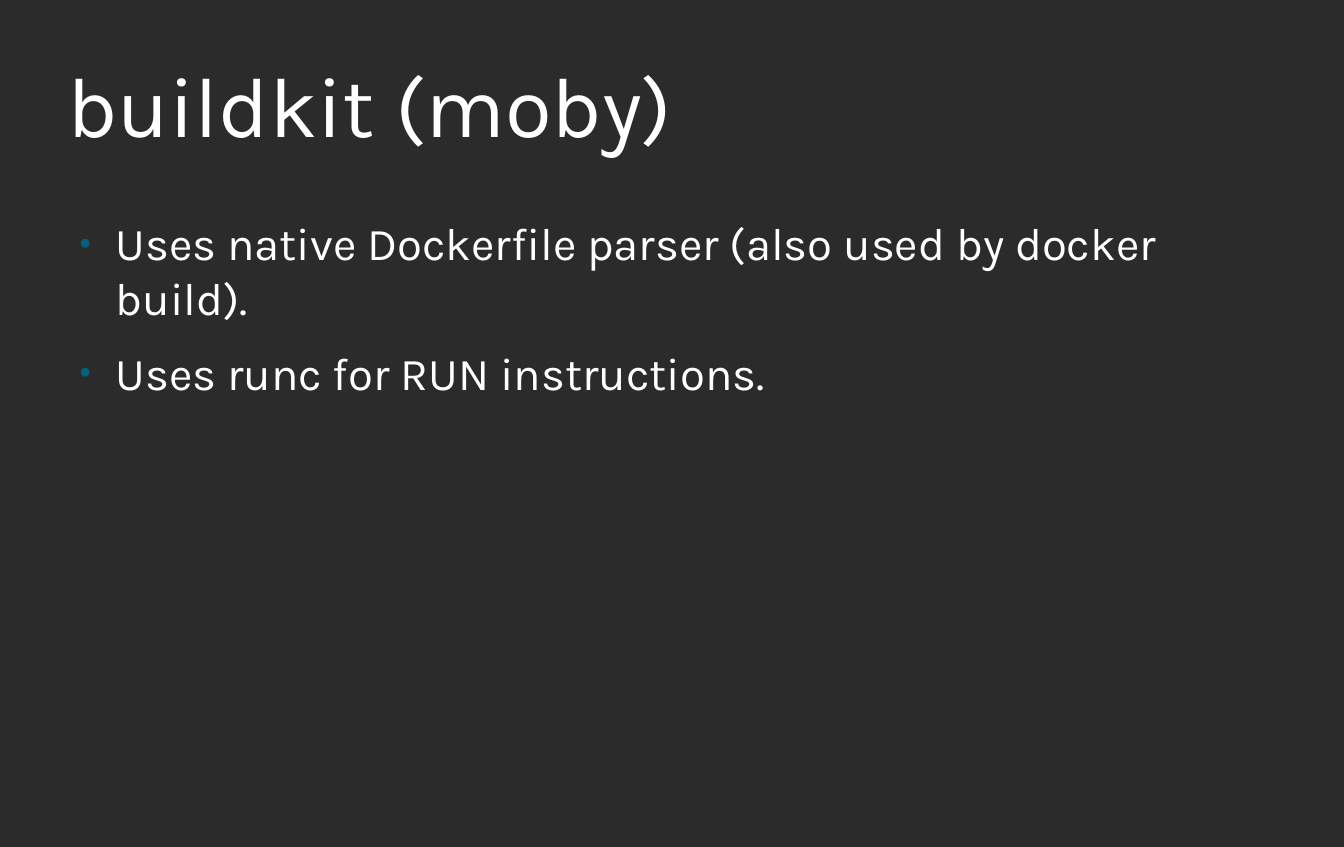
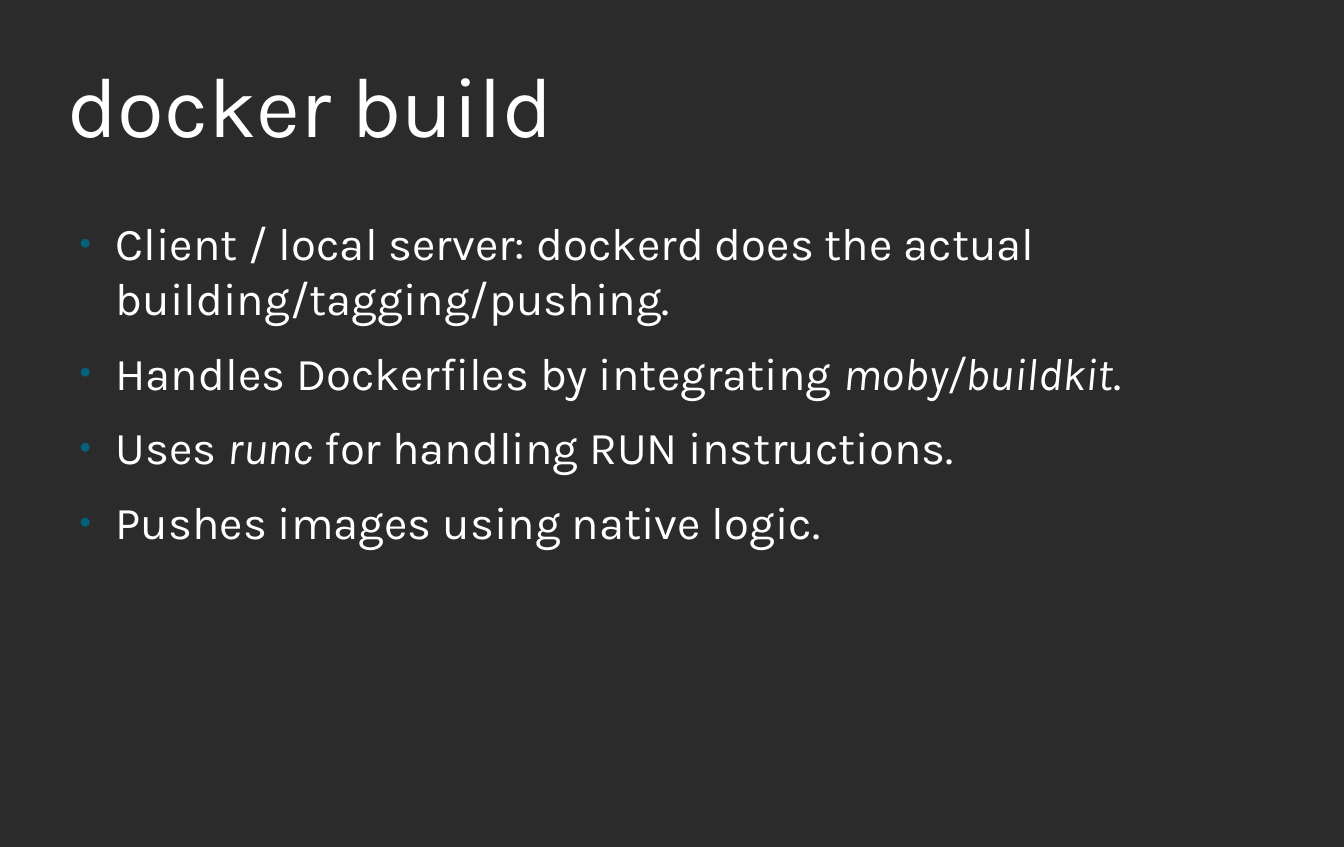
Before and after one commit to nalind/devconf.us-2018, a slide deck: slide 29 of images.odp (slide 25 before the commit). Drawn at 1344x847 pixels with LibreOffice and Linux fonts; fonts in the diff are those of the drawing; background and template pictures are left out; a plain dark background stands for a picture behind light text. Boxes give left, top, right and bottom in pixels: in the first picture for what was removed or moved away, otherwise in the second. Text is boxed around its words. In the diff, an @@ line names an element or a change of style, - is before the commit and + after.

```diff
--- a/images.odp
+++ b/images.odp
@@ title at (67,78,553,138): text changed @@
-buildkit (moby)
+docker build
@@ text at (115,228,1122,550): text changed @@
-● Uses native Dockerfile parser (also used by docker build).
-● Uses runc for RUN instructions.
+● Client / local server: dockerd does the actual building/tagging/pushing.
+● Handles Dockerfiles by integrating moby/buildkit.
+● Uses runc for handling RUN instructions.
+● Pushes images using native logic.
```
Also in this commit, not shown: 18 other slides changed, 5 slides added, 2 slides removed.
